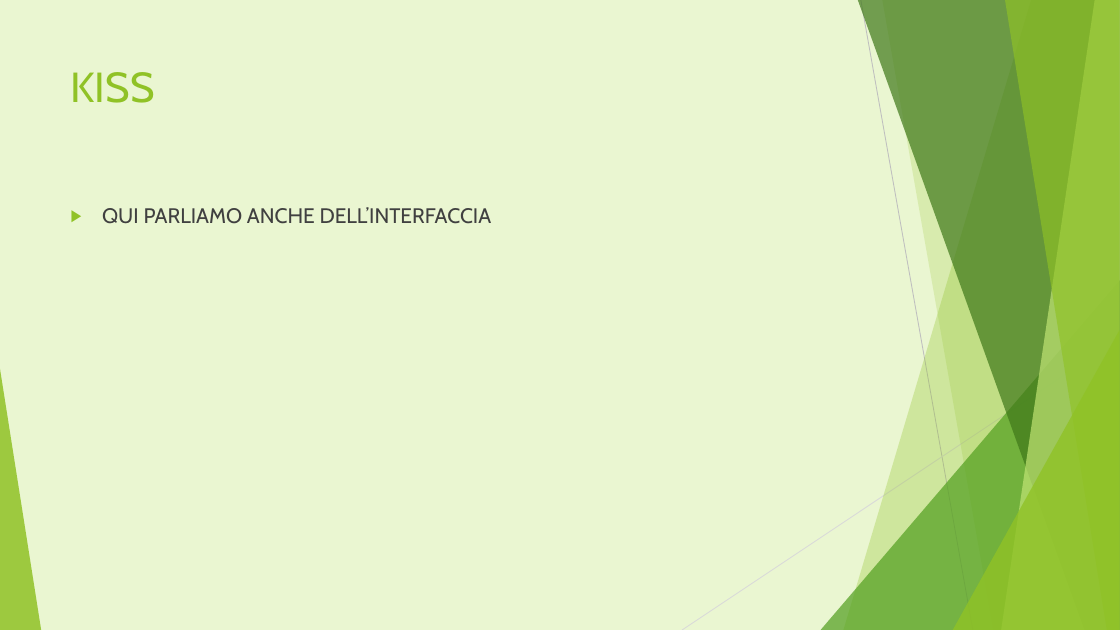
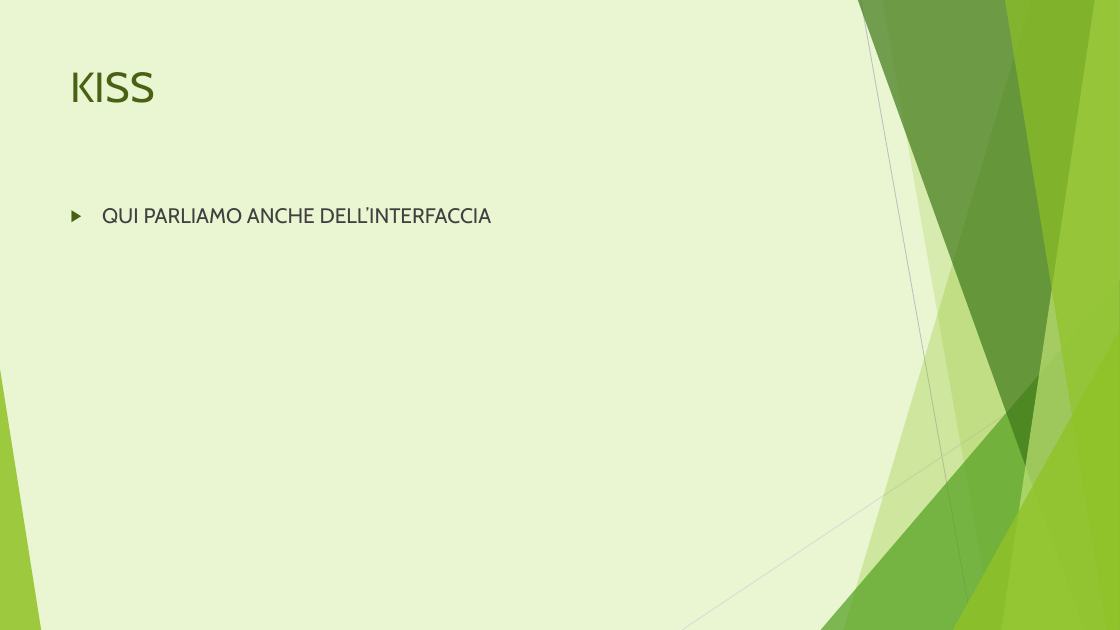
Before and after one commit to ChiaraAmalia/solidityproj, a slide deck: slide 6 of documenti/Footprint calculator.pptx. Drawn at 1120x630 pixels with LibreOffice and Linux fonts; fonts in the diff are those of the drawing. Boxes give left, top, right and bottom in pixels: in the first picture for what was removed or moved away, otherwise in the second. Text is boxed around its words. In the diff, an @@ line names an element or a change of style, - is before the commit and + after.

```diff
--- a/documenti/Footprint calculator.pptx
+++ b/documenti/Footprint calculator.pptx
@@ title "KISS" at [71, 72, 155, 103]: text colour #90C226 to #486113 @@
@@ text "QUI PARLIAMO ANCHE DELL’INTERFACCIA" at [102, 207, 492, 224]: bullet colour #90C226 to #486113 @@
```
Also in this commit, not shown: 7 other slides changed.
